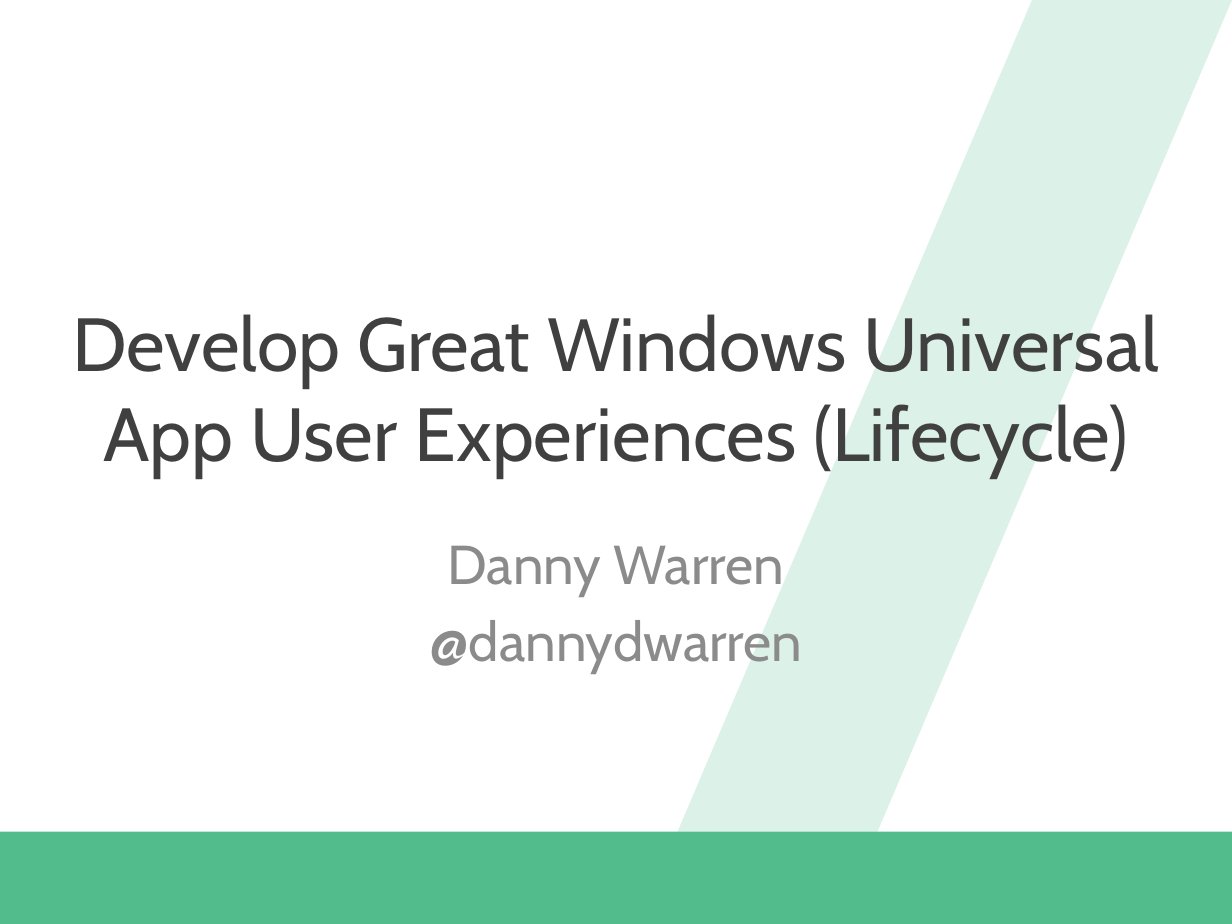
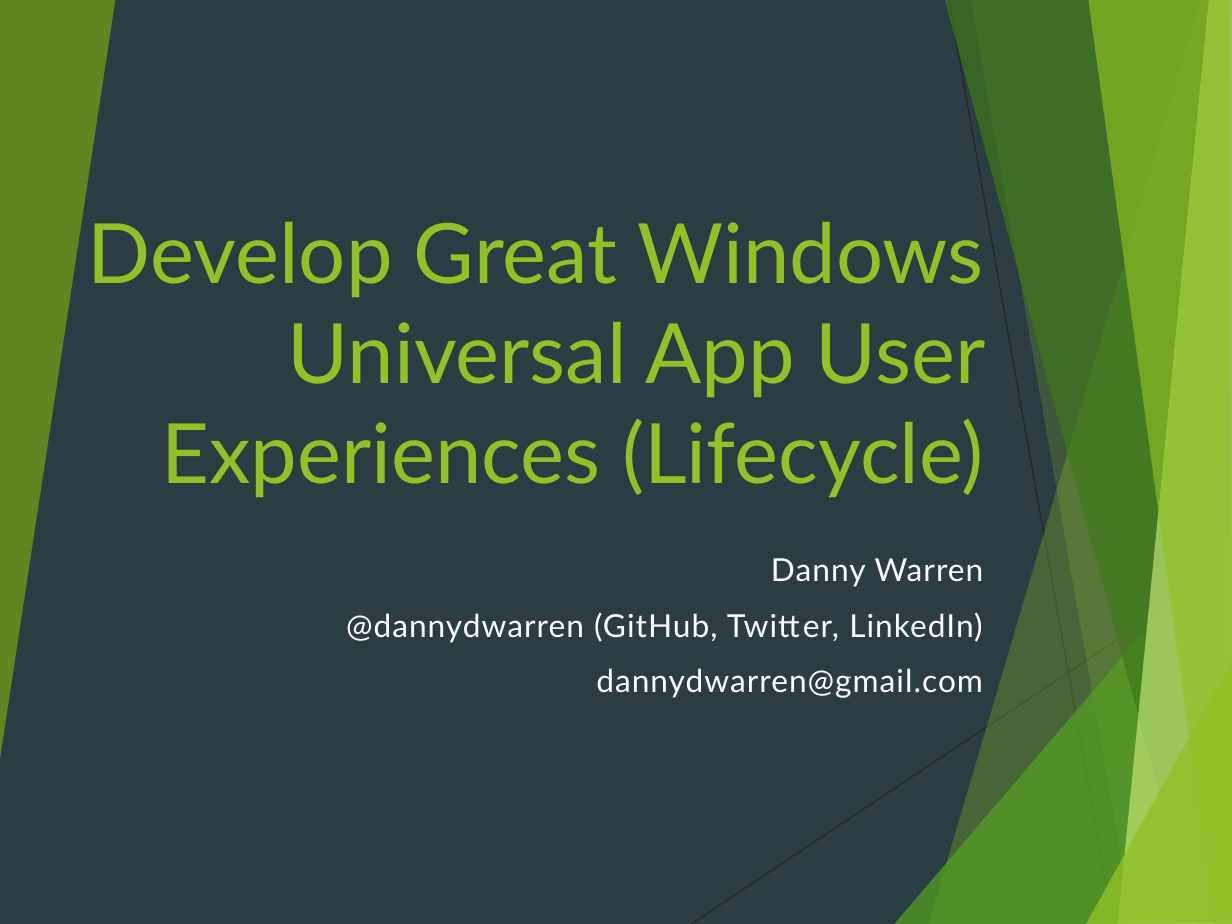
Before and after one commit to dannydwarren/CrawlWalkTalk, a slide deck: slide 1 of App And Page Lifecycle/Creating Great Windows Universal User Experiences.pptx. Drawn at 1232x924 pixels with LibreOffice and Linux fonts; fonts in the diff are those of the drawing; background and template pictures are left out. Boxes give left, top, right and bottom in pixels: in the first picture for what was removed or moved away, otherwise in the second. Text is boxed around its words. In the diff, an @@ line names an element or a change of style, - is before the commit and + after.

```diff
--- a/App And Page Lifecycle/Creating Great Windows Universal User Experiences.pptx
+++ b/App And Page Lifecycle/Creating Great Windows Universal User Experiences.pptx
@@ background #FFFFFF to #2C3C43 @@
@@ group added at (x1=0, y1=0, x2=1232, y2=924): 8 freeform shapes, 2 lines @@
@@ parallelogram removed at (x1=678, y1=0, x2=1232, y2=832) @@
@@ title "Develop Great Windows Universal App ..." moved from (x1=72, y1=314, x2=1159, y2=477) to (x1=88, y1=222, x2=985, y2=497) @@
@@ title "Develop Great Windows Universal App ..." at (x1=88, y1=222, x2=985, y2=497): size 44 to 48.6 pt, font Cabin to Lato, text colour #404040 to #90C226; alignment centre to right; vertical alignment middle to bottom @@
@@ subtitle "Danny Warren" moved from (x1=429, y1=546, x2=802, y2=673) to (x1=346, y1=558, x2=984, y2=698) @@
@@ subtitle at (x1=771, y1=558, x2=984, y2=587): size 32 to 18.5 pt, font Cabin to Lato, text colour #8C8C8C to #FFFFFF, letter spacing 0 to 0.6 pt in "Danny Warren"; alignment centre to right; bullet none to  ; more space between paragraphs @@
@@ subtitle at (x1=346, y1=612, x2=983, y2=698): text changed; size 32 to 18.5 pt; font Cabin to Lato; text colour #8C8C8C to #FFFFFF @@
-@dannydwarren
+  @dannydwarren (GitHub, Twitter, LinkedIn)
+  dannydwarren@gmail.com
@@ rectangle removed at (x1=0, y1=832, x2=1232, y2=924) @@
```
Also in this commit, not shown: 2 other slides changed, 3 slides added, 2 slides removed.
